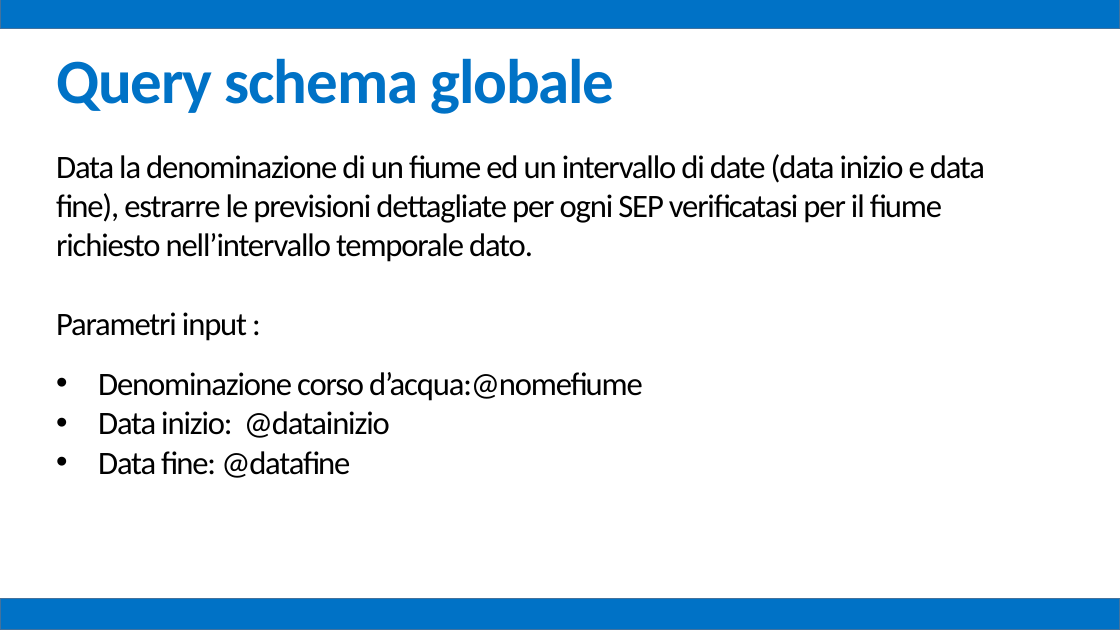
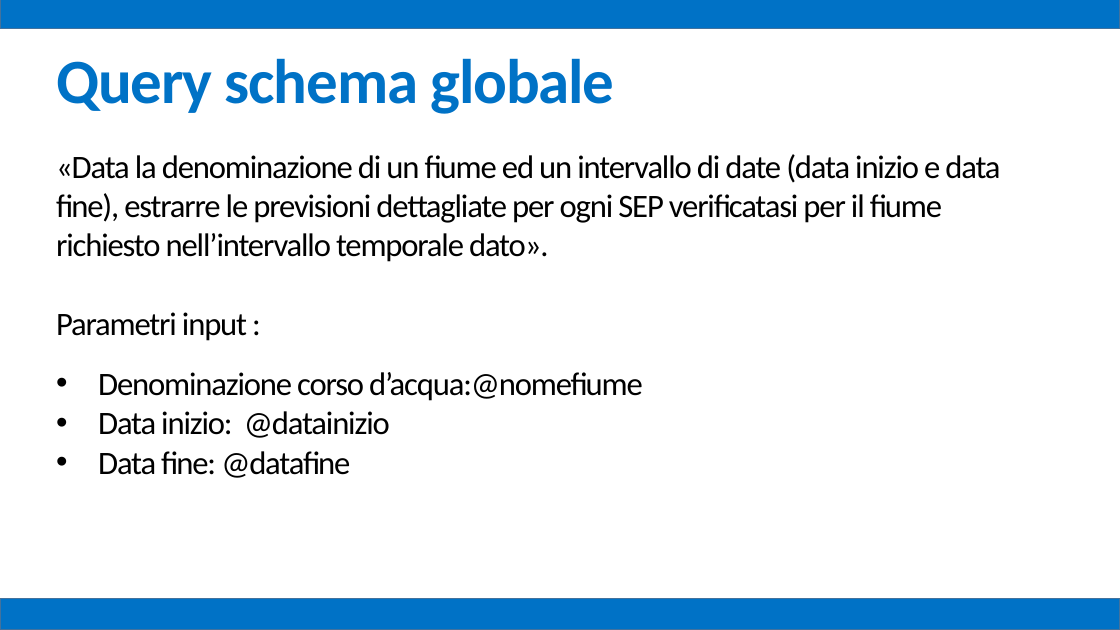
Before and after one commit to mz1991/ProgettoFebbraio2015, a slide deck: slide 79 of Febbraio 2015.pptx. Drawn at 1120x630 pixels with LibreOffice and Linux fonts; fonts in the diff are those of the drawing. Boxes give left, top, right and bottom in pixels: in the first picture for what was removed or moved away, otherwise in the second. Text is boxed around its words. In the diff, an @@ line names an element or a change of style, - is before the commit and + after.

```diff
--- a/Febbraio 2015.pptx
+++ b/Febbraio 2015.pptx
@@ text at [56,154,1000,262]: text changed @@
-Data la denominazione di un fiume ed un intervallo di date (data inizio e data fine), estrarre le previsioni dettagliate per ogni SEP verificatasi per il fiume richiesto nell’intervallo temporale dato.
+«Data la denominazione di un fiume ed un intervallo di date (data inizio e data fine), estrarre le previsioni dettagliate per ogni SEP verificatasi per il fiume richiesto nell’intervallo temporale dato».
```
Also in this commit, not shown: 35 other slides changed, 7 other files.
